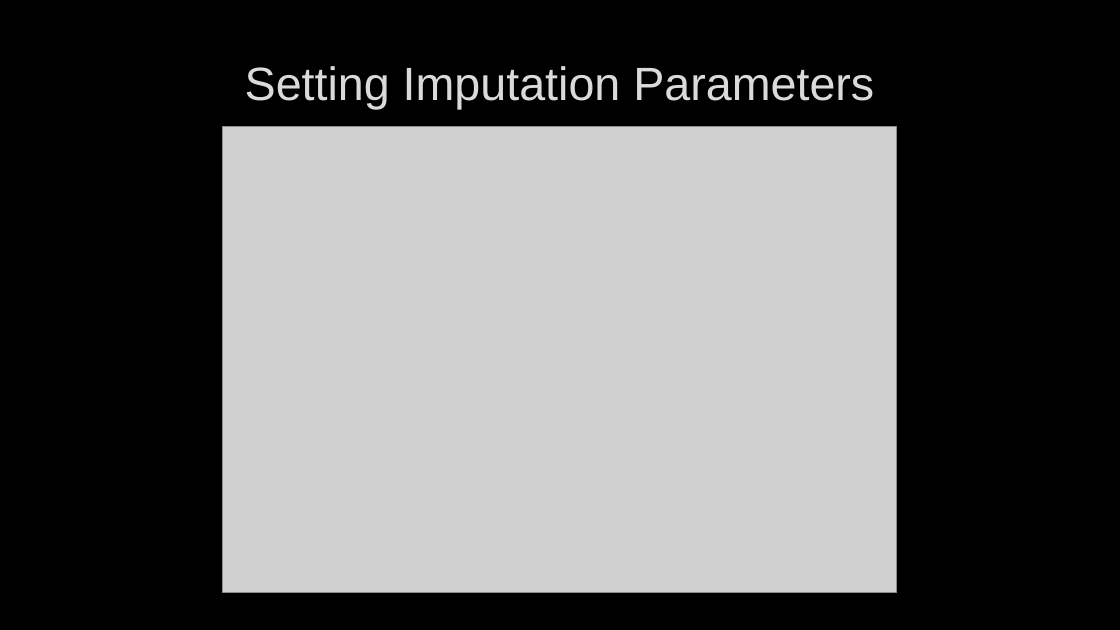
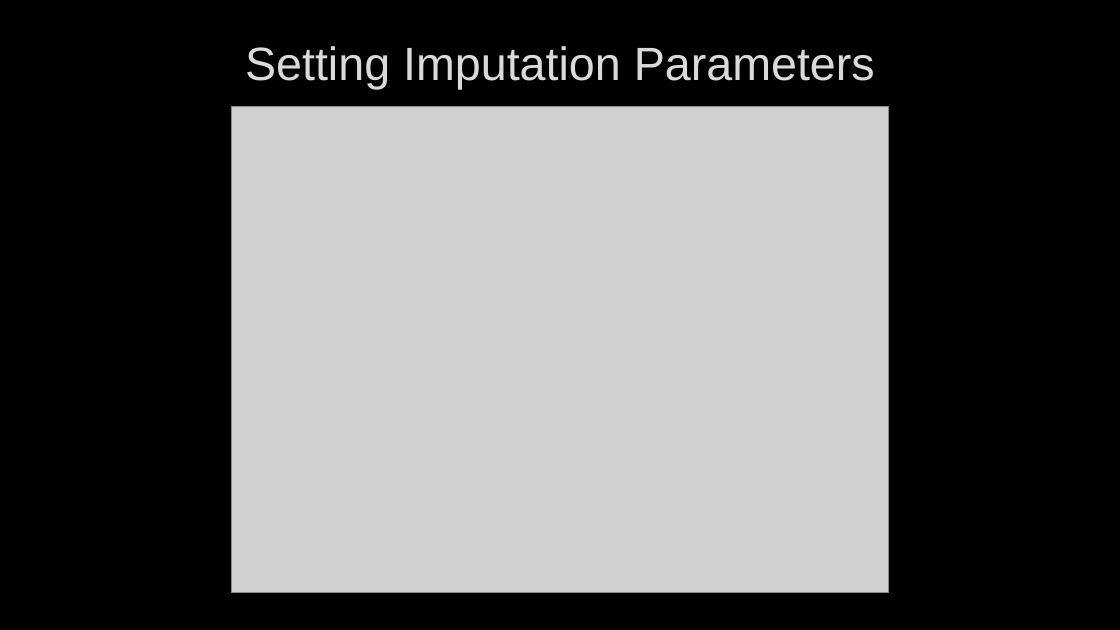
Before and after one commit to sdewittiii/Missing-Data-Imputation, a slide deck: slide 19 of Presentation/Multiple Imputation in Stata Tutorial.pptx (slide 20 before the commit). Drawn at 1120x630 pixels with LibreOffice and Linux fonts; fonts in the diff are those of the drawing; grey boxes stand for pictures; background and template pictures are left out. Boxes give left, top, right and bottom in pixels: in the first picture for what was removed or moved away, otherwise in the second. Text is boxed around its words. In the diff, an @@ line names an element or a change of style, - is before the commit and + after.

```diff
--- a/Presentation/Multiple Imputation in Stata Tutorial.pptx
+++ b/Presentation/Multiple Imputation in Stata Tutorial.pptx
@@ title "Setting Imputation Parameters": place and size @@
-title "Setting Imputation Parameters" at box(245, 66, 874, 110)
+title "Setting Imputation Parameters" at box(245, 46, 875, 89)
@@ picture: place and size @@
-picture at box(223, 127, 897, 592)
+picture at box(231, 106, 889, 592)
```
Also in this commit, not shown: 7 other slides changed, 7 slides added, 1 slide removed, 12 other files.
